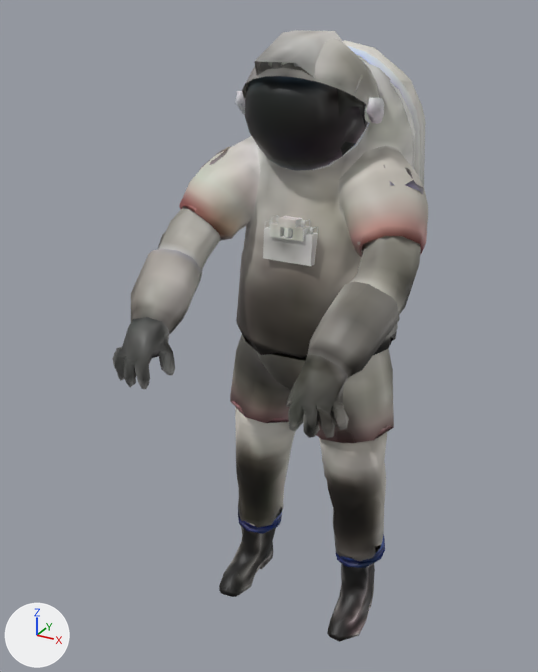
Before and after pictures for a commit that changed the glTF model museum/models/lod/archive/space-z2-suit.glb.
Both versions are drawn from a 50 mm lens placed at (0.945, -2.037, 1.979), pointed at (-0.105, -0.128, 1.025). The lights are fixed; the arrows at lower left show +X, +Y and +Z. The picture after the commit comes second. Where no turn or scale is listed for an object, it has been applied to the vertices. Vertices at exactly the same position are counted once.

Objects in the first picture: 'Z2'.
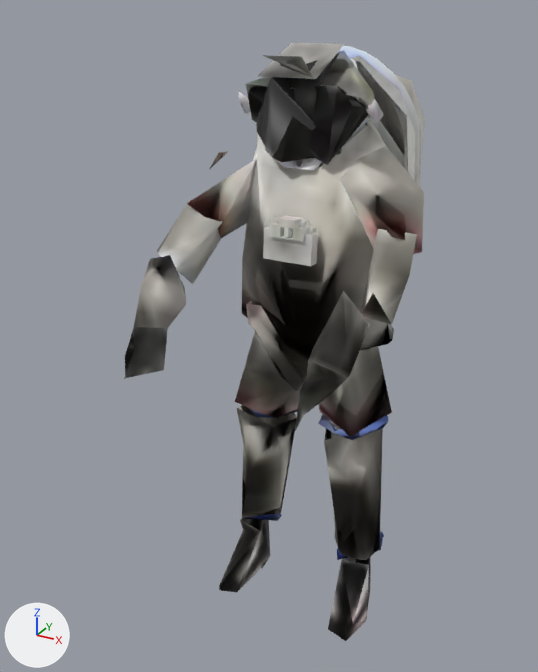
Where the change shows, as pixel boxes (x1, y1, x2, y2) in the pictures (538 x 672 px):
'Z2', reshaped: before (112, 30, 428, 642); after (124, 43, 425, 641)
part 1 of me_z2, deleted: before (383, 165, 424, 195)
part 2 of me_z2, cut back: before (112, 30, 428, 642); after (187, 55, 394, 641)

Edits to the bpy script that builds the scene:
```text
Change me_z2:
    used by ob_z2; location = (-0.001, -0.105, 0.958)
    remove me_z2.from_pydata(...)  # 3973 vertices, 7229 faces; spans x -0.4..0.4, y -0.52..0.52, z -0.97..0.97
    add me_z2.from_pydata(...)  # 2056 vertices, 3744 faces; spans x -0.39..0.39, y -0.51..0.51, z -0.97..0.93
    me_z2 part 1: the loose piece of 9 vertices spanning x 0.24..0.35, y -0.06..0.08, z 0.55..0.64 is deleted
    me_z2 part 2: 22 vertices moved within x -0.06..0.25, y -0.09..0.22, z -0.71..0.46; 1924 vertices removed from x -0.4..0.4, y -0.52..0.52, z -0.97..0.97; 16 vertices added at x -0.37..0.26, y -0.15..0.27, z -0.95..0.9
```
